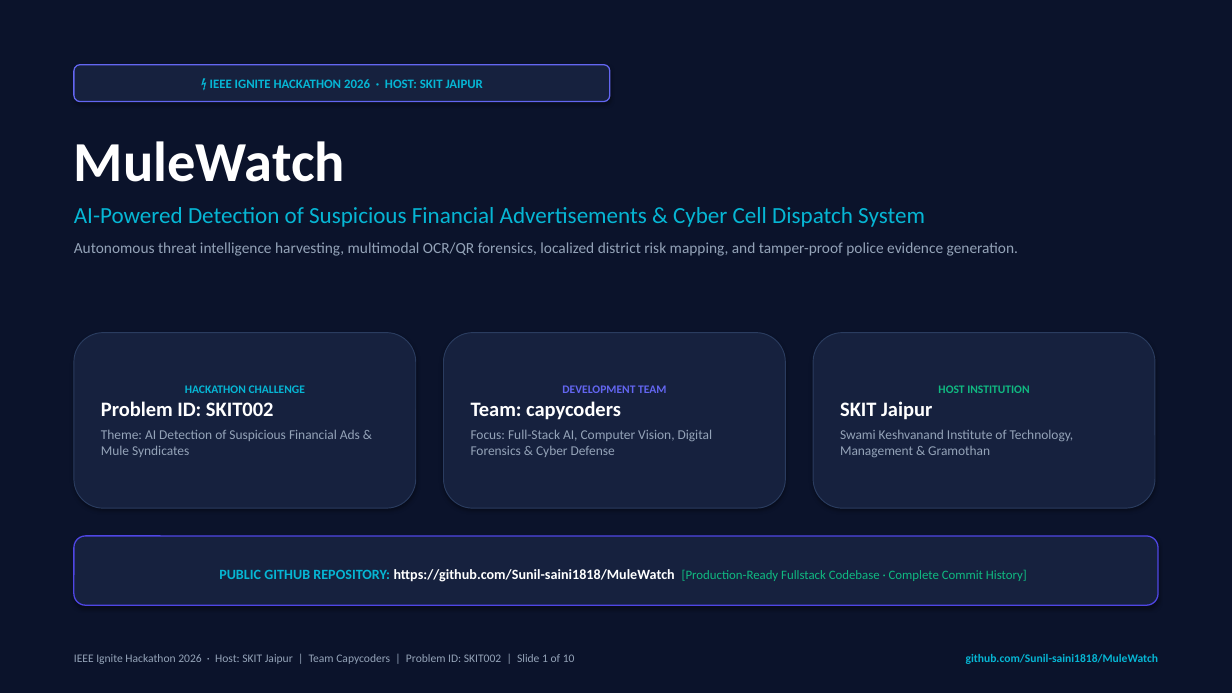
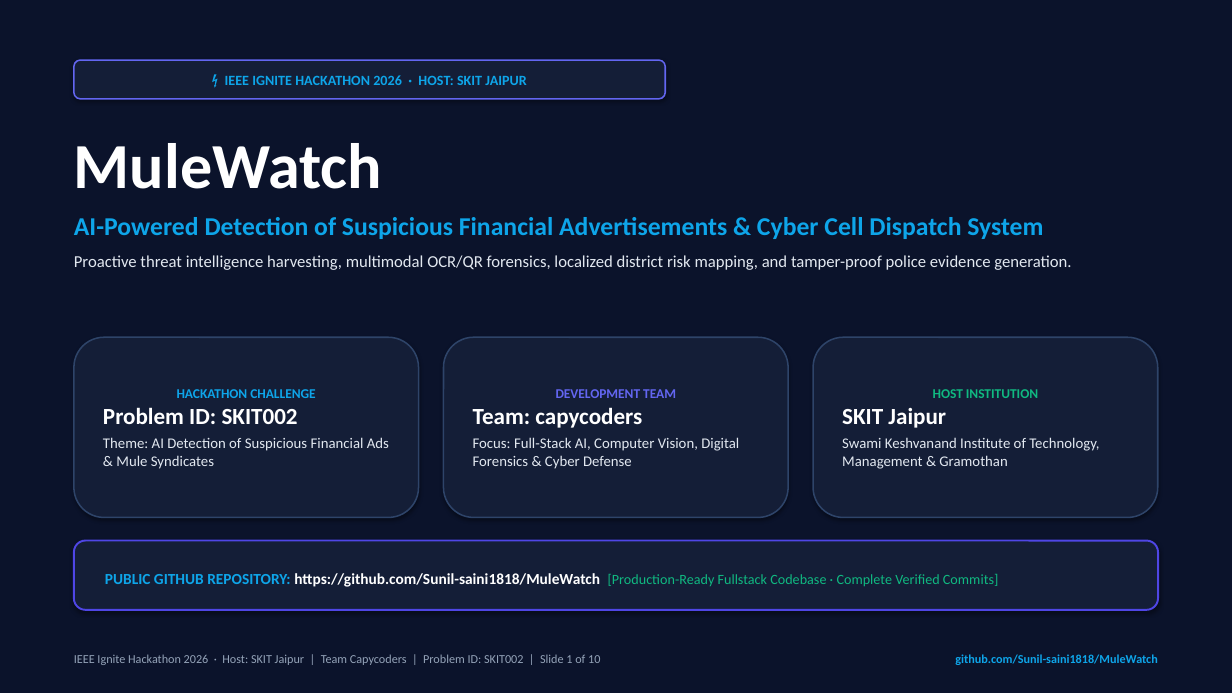
Before and after one commit to Sunil-saini1818/MuleWatch, a slide deck: slide 1 of MuleWatch_Presentation_IEEE_Ignite_2026.pptx. Drawn at 1232x693 pixels with LibreOffice and Linux fonts; fonts in the diff are those of the drawing. Boxes give left, top, right and bottom in pixels: in the first picture for what was removed or moved away, otherwise in the second. Text is boxed around its words. In the diff, an @@ line names an element or a change of style, - is before the commit and + after.

Commit message:
style: enhance typography, visibility, and layout alignment in pitch deck

```diff
--- a/MuleWatch_Presentation_IEEE_Ignite_2026.pptx
+++ b/MuleWatch_Presentation_IEEE_Ignite_2026.pptx
@@ rounded rectangle "⚡ IEEE IGNITE HACKATHON 2026 ...": place and size @@
-rounded rectangle "⚡ IEEE IGNITE HACKATHON 2026 ..." at [74, 65, 610, 102]
+rounded rectangle "⚡ IEEE IGNITE HACKATHON 2026 ..." at [74, 60, 665, 99]
@@ rounded rectangle "⚡ IEEE IGNITE HACKATHON 2026 ..." at [74, 60, 665, 99]: size 10 to 11 pt, text colour #06B6D4 to #0EA5E9; fill #16213E to #141E37; outline #6366F1 1 pt to #6366F1 1.2 pt @@
@@ text at [74, 143, 1043, 239]: size 44 to 50 pt in "MuleWatch"; size 18 to 20 pt, text colour #06B6D4 to #0EA5E9, bold on in "AI-Powered Detection of Suspicious Financial Advertisements  ..." @@
@@ text at [74, 255, 1071, 270]: text changed; size 12 to 13 pt; text colour #94A3B8 to #E2E8F0 @@
-Autonomous threat intelligence harvesting, multimodal OCR/QR forensics, localized district risk mapping, and tamper-proof police evidence generation.
+Proactive threat intelligence harvesting, multimodal OCR/QR forensics, localized district risk mapping, and tamper-proof police evidence generation.
@@ rounded rectangle "HACKATHON CHALLENGE": place and size @@
-rounded rectangle "HACKATHON CHALLENGE" at [74, 333, 416, 508]
+rounded rectangle "HACKATHON CHALLENGE" at [74, 337, 419, 518]
@@ rounded rectangle "HACKATHON CHALLENGE" at [74, 337, 419, 518]: size 9 to 10.5 pt, text colour #06B6D4 to #0EA5E9 in "HACKATHON CHALLENGE"; size 16 to 18 pt in "Problem ID: SKIT002"; size 10.5 to 11.5 pt, text colour #94A3B8 to #E2E8F0 in "Theme: AI Detection of Suspicious Financial Ads ..."; fill #16213E to #141E37; outline #2A3C5F 0.75 pt to #2E4469 1.2 pt @@
@@ rounded rectangle "DEVELOPMENT TEAM": place and size @@
-rounded rectangle "DEVELOPMENT TEAM" at [444, 333, 786, 508]
+rounded rectangle "DEVELOPMENT TEAM" at [444, 337, 788, 518]
@@ rounded rectangle "DEVELOPMENT TEAM" at [444, 337, 788, 518]: size 9 to 10.5 pt in "DEVELOPMENT TEAM"; size 16 to 18 pt in "Team: capycoders"; size 10.5 to 11.5 pt, text colour #94A3B8 to #E2E8F0 in "Focus: Full-Stack AI, Computer Vision, Digital Forensics ..."; fill #16213E to #141E37; outline #2A3C5F 0.75 pt to #2E4469 1.2 pt @@
@@ rounded rectangle "HOST INSTITUTION": place and size @@
-rounded rectangle "HOST INSTITUTION" at [813, 333, 1155, 508]
+rounded rectangle "HOST INSTITUTION" at [813, 337, 1158, 518]
@@ rounded rectangle "HOST INSTITUTION" at [813, 337, 1158, 518]: size 9 to 10.5 pt in "HOST INSTITUTION"; size 16 to 18 pt in "SKIT Jaipur"; size 10.5 to 11.5 pt, text colour #94A3B8 to #E2E8F0 in "Swami Keshvanand Institute of Technology, Management & ..."; fill #16213E to #141E37; outline #2A3C5F 0.75 pt to #2E4469 1.2 pt @@
@@ rounded rectangle "PUBLIC GITHUB REPOSITORY: https://github.com/Sunil-saini1818 ...": place and size @@
-rounded rectangle "PUBLIC GITHUB REPOSITORY: https://github.com/Sunil-saini1818 ..." at [74, 536, 1158, 605]
+rounded rectangle "PUBLIC GITHUB REPOSITORY: https://github.com/Sunil-saini1818 ..." at [74, 541, 1158, 610]
@@ rounded rectangle "PUBLIC GITHUB REPOSITORY: https://github.com/Sunil-saini1818 ..." at [74, 541, 1158, 610]: fill #16213E to #141E37; outline #4F46E5 1 pt to #4F46E5 1.5 pt @@
@@ text in rounded rectangle at [105, 573, 998, 587]: text changed; size 11 to 12 pt @@
-PUBLIC GITHUB REPOSITORY: https://github.com/Sunil-saini1818/MuleWatch [Production-Ready Fullstack Codebase · Complete Commit History]
+PUBLIC GITHUB REPOSITORY: https://github.com/Sunil-saini1818/MuleWatch [Production-Ready Fullstack Codebase · Complete Verified Commits]
@@ text "IEEE Ignite Hackathon 2026 · ..." at [74, 654, 600, 665]: size 9 to 9.5 pt @@
@@ text "github.com/Sunil-saini1818/MuleWatch" at [955, 654, 1157, 665]: size 9 to 9.5 pt, text colour #06B6D4 to #0EA5E9 @@
```
Also in this commit, not shown: 9 other slides changed, 1 other file.
